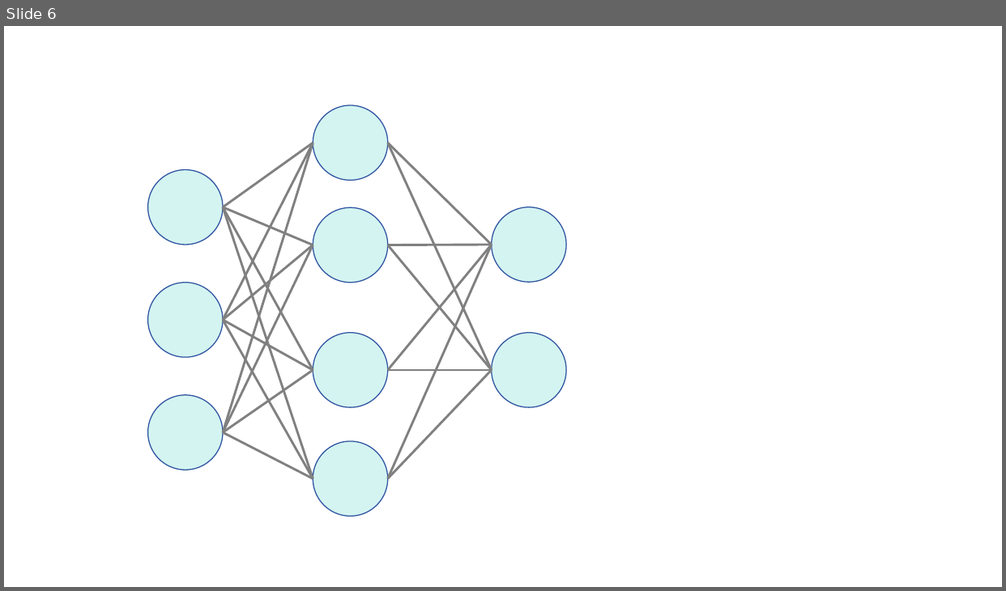
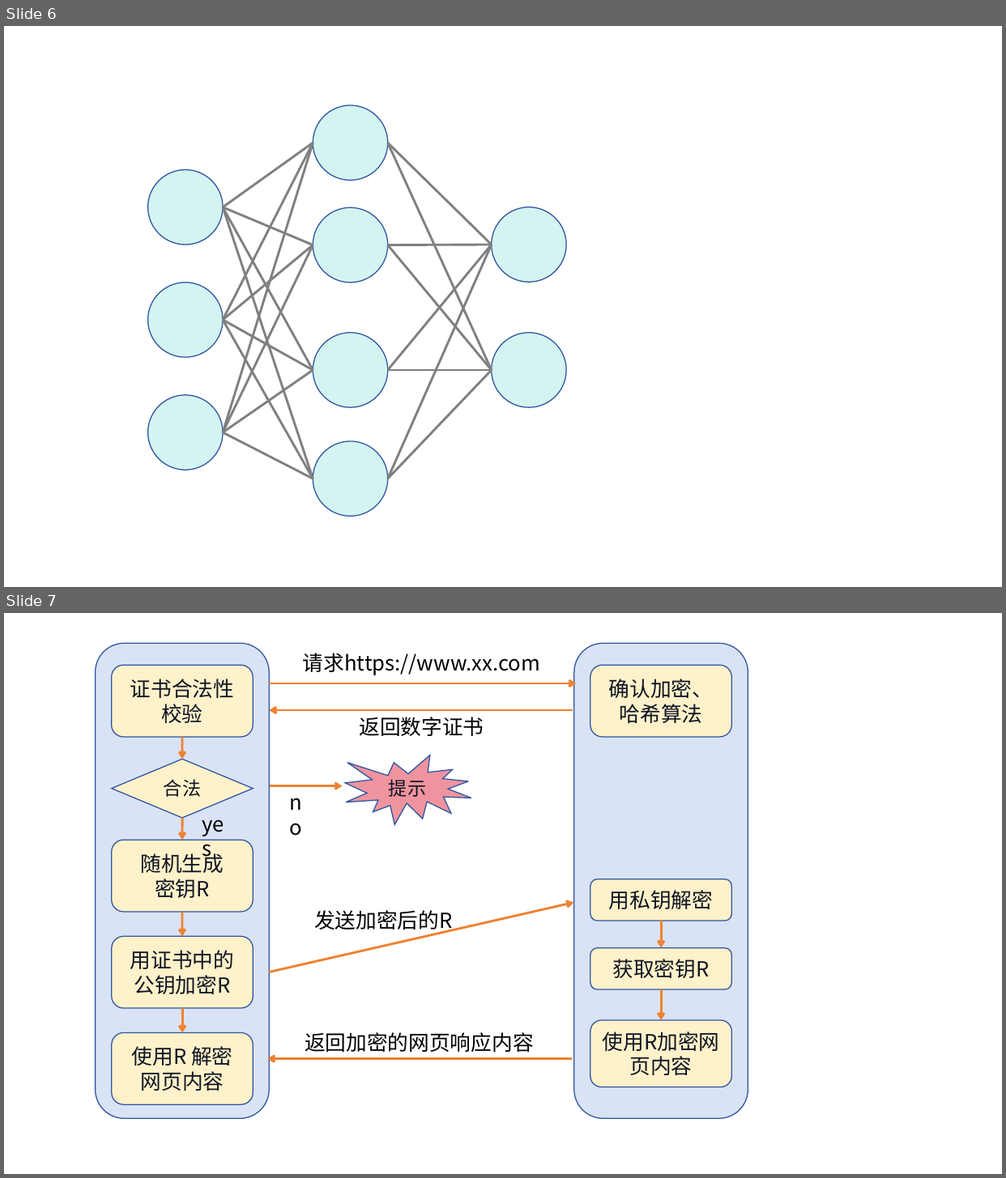
Before and after one commit to Kevin-Qiuu/JavaLearning, a slide deck: JavaEE 初阶/流程图&示意图.pptx. Shown one above the other, each under a label of ours: slide 6 before the commit, slides 6 and 7 after it. The pictures are 1006x591 and 1006x1178 pixels, drawn with LibreOffice and Linux fonts; fonts in the diff are those of the drawing. Boxes give left, top, right and bottom in pixels: in the first picture for what was removed or moved away, otherwise in the second. Text is boxed around its words. In the diff, an @@ line names an element or a change of style, - is before the commit and + after.

```diff
--- a/JavaEE 初阶/流程图&示意图.pptx
+++ b/JavaEE 初阶/流程图&示意图.pptx
@@ slide 7 added at (x1=4, y1=613, x2=1002, y2=1174), background #FFFFFF @@
@@ rounded rectangle added at (x1=96, y1=643, x2=269, y2=1118), fill #DAE3F5, outline #2E54A1 1 pt @@
@@ text added at (x1=303, y1=653, x2=540, y2=675), 20 pt, text #000000 @@
+请求https://www.xx.com
@@ rounded rectangle added at (x1=574, y1=643, x2=748, y2=1118), fill #DAE3F5, outline #2E54A1 1 pt @@
@@ rounded rectangle added at (x1=112, y1=666, x2=253, y2=737), fill #FFF2CA, outline #2E54A1 1 pt, 20 pt, text #0F1423 @@
+证书合法性
+校验
@@ arrow added from (269, 683) to (576, 683), #EE822F 2.25 pt @@
@@ rounded rectangle added at (x1=590, y1=666, x2=731, y2=737), fill #FFF2CA, outline #2E54A1 1 pt, 20 pt, text #0F1423 @@
+确认加密、哈希算法
@@ arrow added from (573, 710) to (269, 710), #EE822F 2.25 pt @@
@@ text added at (x1=359, y1=717, x2=484, y2=736), 20 pt, text #000000 @@
+返回数字证书
@@ arrow added from (182, 737) to (182, 759), #EE822F 2.25 pt @@
@@ irregular seal added at (x1=345, y1=756, x2=471, y2=825), fill #EF949E, outline #2E54A1 1 pt, 18 pt, text #0F1423 @@
+提示
@@ diamond added at (x1=112, y1=759, x2=253, y2=818), fill #FFF2CA, outline #2E54A1 1 pt, 18 pt, text #0F1423 @@
+合法
@@ arrow added from (270, 786) to (343, 786), #EE822F 2.25 pt @@
@@ text added at (x1=282, y1=786, x2=316, y2=819), 20 pt, text #000000 @@
+no
@@ arrow added from (182, 818) to (182, 840), #EE822F 2.25 pt @@
@@ text added at (x1=194, y1=807, x2=239, y2=841), 20 pt, text #000000 @@
+yes
@@ rounded rectangle added at (x1=112, y1=840, x2=253, y2=912), fill #FFF2CA, outline #2E54A1 1 pt, 20 pt, text #0F1423 @@
+随机生成
+密钥R
@@ rounded rectangle added at (x1=590, y1=879, x2=731, y2=922), fill #FFF2CA, outline #2E54A1 1 pt, 20 pt, text #0F1423 @@
+用私钥解密
@@ arrow added from (269, 973) to (573, 903), #EE822F 2.25 pt @@
@@ arrow added from (182, 912) to (182, 936), #EE822F 2.25 pt @@
@@ text added at (x1=314, y1=910, x2=453, y2=933), 20 pt, text #000000 @@
+发送加密后的R
@@ arrow added from (661, 921) to (661, 948), #EE822F 2.25 pt @@
@@ rounded rectangle added at (x1=112, y1=936, x2=253, y2=1008), fill #FFF2CA, outline #2E54A1 1 pt, 20 pt, text #0F1423 @@
+用证书中的公钥加密R
@@ rounded rectangle added at (x1=590, y1=948, x2=731, y2=990), fill #FFF2CA, outline #2E54A1 1 pt, 20 pt, text #0F1423 @@
+获取密钥R
@@ arrow added from (661, 990) to (661, 1020), #EE822F 2.25 pt @@
@@ arrow added from (182, 1008) to (182, 1033), #EE822F 2.25 pt @@
@@ rounded rectangle added at (x1=590, y1=1020, x2=731, y2=1087), fill #FFF2CA, outline #2E54A1 1 pt, 20 pt, text #0F1423 @@
+使用R加密网页内容
@@ rounded rectangle added at (x1=112, y1=1033, x2=253, y2=1105), fill #FFF2CA, outline #2E54A1 1 pt, 20 pt, text #0F1423 @@
+使用R 解密网页内容
@@ text added at (x1=305, y1=1033, x2=534, y2=1052), 20 pt, text #000000 @@
+返回加密的网页响应内容
@@ arrow added from (572, 1059) to (267, 1059), #EE822F 2.25 pt @@
```
Also in this commit, not shown: 1 slide removed, 10 other files.
